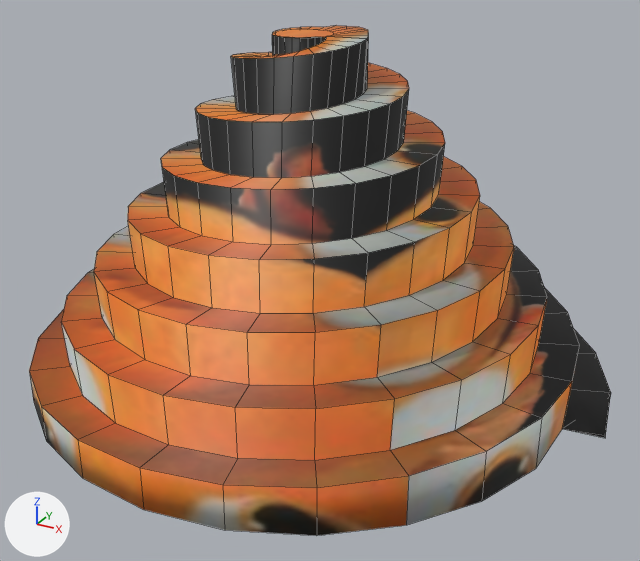
Two versions of the Blender file Blender Models/tower2.blend, one commit apart.
Before and after are seen from a 50 mm camera at (27.75, -45.72, 29.22) aimed at (2.71, -0.19, 6.45). The axes (+X, +Y, +Z) are drawn at lower left. The lights are the same throughout. Mesh edges are drawn as thin lines.

The first picture shows 'Spiral.002'.
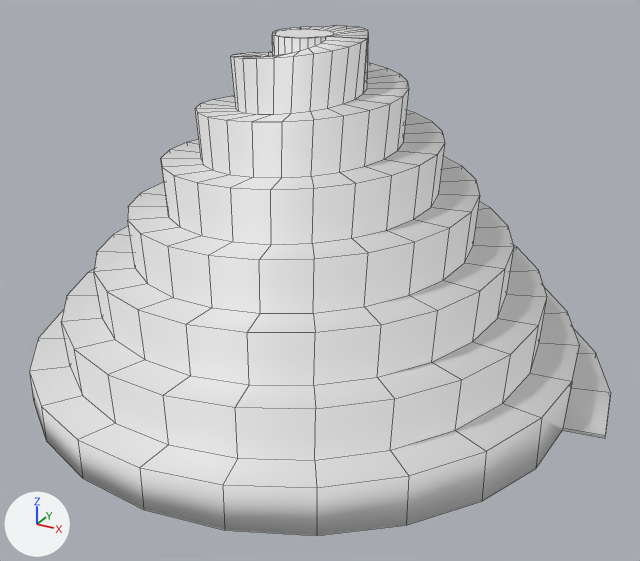
The change, as a list of edits to the scene's bpy script:
```text
Change me_spiral_002:
    used by ob_spiral_002; location = (1.44, 0.95, -0.16); scale = (1.23, 1.23, 1.23)
    remove me_spiral_002.from_pydata(...)  # 446 vertices, 415 faces; spans x -15.1..16.0, y -14.6..15.5, z -0.2..17.8
    add me_spiral_002.from_pydata(...)  # 447 vertices, 414 faces; spans x -15.1..16.0, y -14.6..15.5, z -0.2..17.8
    me_spiral_002 part 1
    4 faces are deleted
    1 vertex moves within x 13.5, y 3.6, z 0.1
    1 vertex is added at (14.0, -0.1, -0.1)
    3 new faces join them, smooth
    me_spiral_002 part 2: 411 faces spanning x -15.1..16.0, y -14.6..15.5, z -0.2..17.8 switch from mat_material (picture img_nemo_webp) to no material
```

Location of each change, [x1, y1, x2, y2] in pixels of the pictures (640 x 561 px; the box of a moved part takes in the faces that stretch with it):
part 1 of me_spiral_002, moved or reshaped
    before: [536, 380, 605, 467]
    after: [536, 382, 605, 467]
part 2 of me_spiral_002, recoloured
    both: [29, 26, 596, 536]
